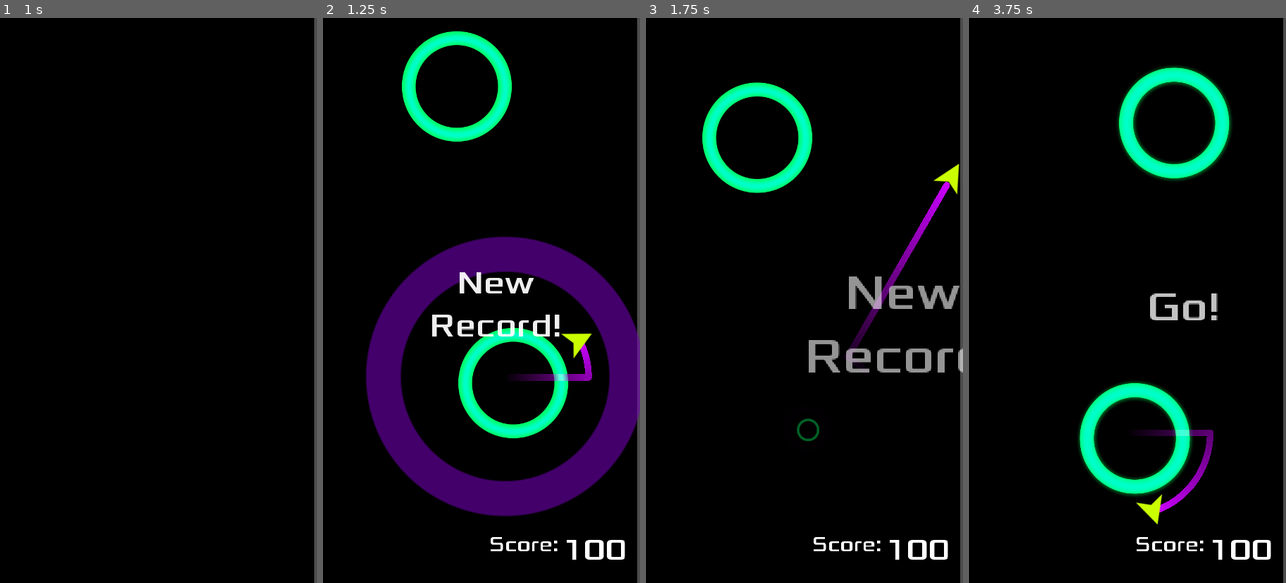
Above: before the commit, frames 1-4 (left to right).
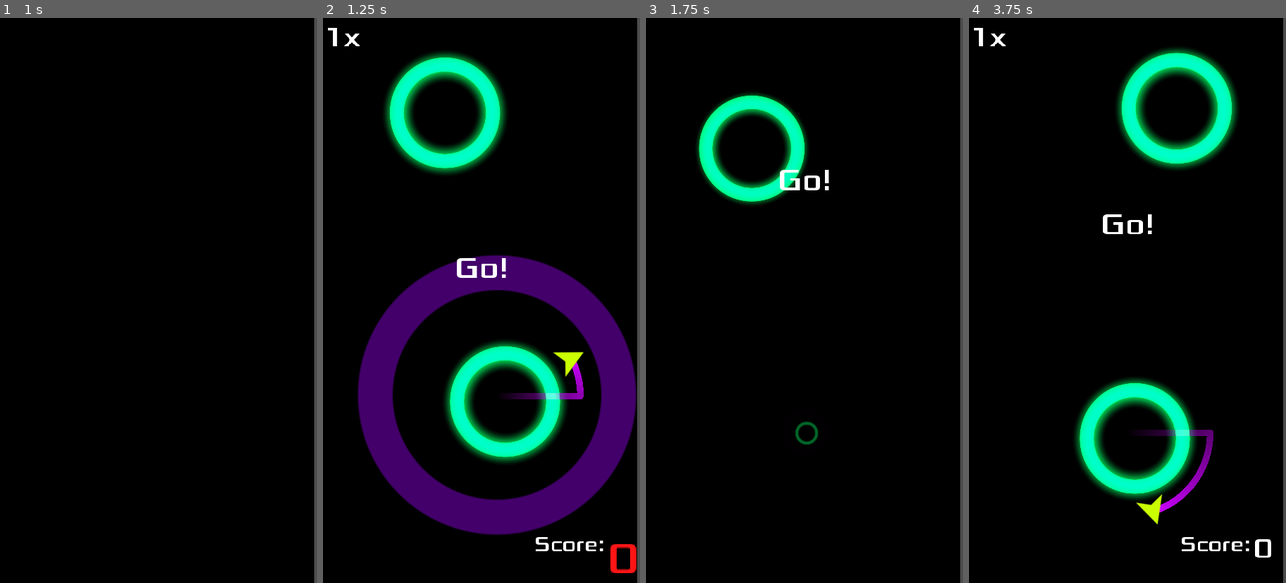
Above: after the commit, the same moments.

Repository: iustin-nita/Godot-Mobile-Game
Game: Godot game, scene res://Main.tscn
The game is run twice, just before and just after one commit, with the same random seed, the same clock (stepped at 60 frames per second) and the same inputs.
Inputs (mouse positions are in pixels of both pictures, inside the frame that each line leads up to; where the layout moved, square brackets give the same spot in the first picture):
- Up to frame 1 (1 s): click (107, 283) at 0.5 s
- Up to frame 2 (1.25 s): no input
- Up to frame 3 (1.75 s): move the mouse to (874, 272) at 1.27 s; hold Right (ui_right) from 1.28 s (still down); click (874, 272) at 1.42 s
- Up to frame 4 (3.75 s): move the mouse to (1064, 328) at 2.02 s; release Right (ui_right) at 2.03 s; hold Down (ui_down) 2.03-2.75 s; click (1178, 554) [1178, 520] at 2.75 s; move the mouse to (1159, 176) at 3.52 s; hold Right (ui_right) from 3.53 s (still down)

Frame 1 is identical in both runs. In frame 2, 26% of the frame differs, in the area x 1-100%, y 1-99%; in frame 3, 7.7%; in frame 4, 9.0%.

Commit message:
add combo multiplier and effect

Diff:
--- a/Main.gd
+++ b/Main.gd
@@ -4,6 +4,7 @@
 var Jumper = preload("res://objects/Jumper.tscn")
 
 var player
+var num_circles = 0
 var score = 0 setget set_score
 var highscore = 0
 var new_highscore = false
@@ -18,8 +19,10 @@
 func new_game():
 	new_highscore = false
 	self.score = 0
+	self.bonus = 0
+	num_circles = 0
 	level = 1
-#	$HUD.update_score(score)
+	$HUD.update_score(score, 0)
 	$Camera2D.position = $StartPosition.position
 	player = Jumper.instance()
 	player.position = $StartPosition.position
@@ -36,19 +39,27 @@
 func spawn_circle(_position=null):
 	var c = Circle.instance()
 	if !_position:
-		var x = rand_range(-150, 150)
-		var y = rand_range(-500, -400)
+		var x = rand_range(-160, 160)
+		var y = rand_range(-550, -330)
 		_position = player.target.position + Vector2(x, y)
 	add_child(c)
+	c.connect("full_orbit", self, "set_bonus", [1])
 	c.init(_position, level)
 
 func _on_Jumper_captured(object):
 	$Camera2D.position = object.position
 	object.capture(player)
 	call_deferred("spawn_circle")
-	self.score += 1
+	self.score += 1 * bonus
+#	print('score', score)
+	self.bonus += 1
+	num_circles += 1
+	if num_circles > 0 and num_circles % settings.circles_per_level == 0:
+		level += 1
+		$HUD.show_message("Level %s" % str(level))
 
 func set_score(value):
+#	print('setscore value', value)
 	$HUD.update_score(score, value)
 	score = value
 	if score > highscore and !new_highscore:
@@ -60,7 +71,7 @@
 		highscore = score
 		save_score()
 	get_tree().call_group("circles", "implode")
-	$Screens.game_over(score, highscore)
+	$Screens.game_over(score, highscore, level)
 	$HUD.hide()
 	if settings.enable_music:
 		fade_music()
--- a/Main.tscn
+++ b/Main.tscn
@@ -24,6 +24,7 @@
 offset = Vector2( 0, -200 )
 current = true
 smoothing_enabled = true
+smoothing_speed = 7.0
 
 [node name="Screens" parent="." instance=ExtResource( 2 )]
 
--- a/Screens.gd
+++ b/Screens.gd
@@ -57,8 +57,9 @@
 		current_screen.appear()
 		yield(current_screen.tween, "tween_completed")
 
-func game_over(score, highscore):
+func game_over(score, highscore, level):
 	var score_box = $GameOverScreen/MarginContainer/VBoxContainer/Scores
 	score_box.get_node("Best").text = "Best: %s" % highscore
 	score_box.get_node("Score").text = "Score: %s" % score
+	score_box.get_node("Level").text = "Level: %s" % level
 	change_screen($GameOverScreen)
--- a/UI/GameOverScreen.tscn
+++ b/UI/GameOverScreen.tscn
@@ -7,8 +7,13 @@
 
 [node name="GameOverScreen" instance=ExtResource( 1 )]
 
+[node name="MarginContainer" parent="." index="1"]
+margin_bottom = 290.0
+
 [node name="VBoxContainer" parent="MarginContainer" index="0"]
-margin_bottom = 1064.0
+margin_bottom = 1124.0
+grow_horizontal = 0
+grow_vertical = 0
 
 [node name="Label" parent="MarginContainer/VBoxContainer" index="0"]
 margin_bottom = 78.0
@@ -17,33 +22,41 @@
 [node name="Scores" type="VBoxContainer" parent="MarginContainer/VBoxContainer" index="1"]
 margin_top = 328.0
 margin_right = 440.0
-margin_bottom = 444.0
+margin_bottom = 492.0
 
 [node name="Score" type="Label" parent="MarginContainer/VBoxContainer/Scores" index="0"]
 margin_right = 440.0
-margin_bottom = 56.0
+margin_bottom = 52.0
 custom_fonts/font = ExtResource( 4 )
 text = "Score: 0"
 align = 1
 
 [node name="Best" type="Label" parent="MarginContainer/VBoxContainer/Scores" index="1"]
-margin_top = 60.0
+margin_top = 56.0
 margin_right = 440.0
-margin_bottom = 116.0
+margin_bottom = 108.0
 custom_fonts/font = ExtResource( 4 )
 text = "Best: 0"
 align = 1
 
+[node name="Level" type="Label" parent="MarginContainer/VBoxContainer/Scores" index="2"]
+margin_top = 112.0
+margin_right = 440.0
+margin_bottom = 164.0
+custom_fonts/font = ExtResource( 4 )
+text = "Level: 0"
+align = 1
+
 [node name="Buttons" parent="MarginContainer/VBoxContainer" index="2"]
-margin_top = 694.0
-margin_bottom = 794.0
+margin_top = 707.0
+margin_bottom = 842.0
 
 [node name="Home" type="TextureButton" parent="MarginContainer/VBoxContainer/Buttons" index="0" groups=[
 "buttons",
 ]]
 margin_left = 95.0
 margin_right = 195.0
-margin_bottom = 100.0
+margin_bottom = 135.0
 texture_normal = ExtResource( 3 )
 
 [node name="Play" type="TextureButton" parent="MarginContainer/VBoxContainer/Buttons" index="1" groups=[
@@ -51,9 +64,9 @@
 ]]
 margin_left = 245.0
 margin_right = 345.0
-margin_bottom = 100.0
+margin_bottom = 135.0
 texture_normal = ExtResource( 2 )
 
 [node name="Buttons2" parent="MarginContainer/VBoxContainer" index="3"]
-margin_top = 1044.0
-margin_bottom = 1044.0
+margin_top = 1092.0
+margin_bottom = 1092.0
--- a/UI/HUD.gd
+++ b/UI/HUD.gd
@@ -1,32 +1,37 @@
 extends CanvasLayer
+
+var score = 0
 
 func _ready():
 	$Message.rect_pivot_offset = $Message.rect_min_size/2
 
 func show_message(text):
 	$Message.text = text
-	$AnimationPlayer.play("show_message")
+	$MessageAnimation.play("show_message")
 
 func hide():
 	$ScoreBox.hide()
+	$BonusContainer.hide()
 
 func show():
 	$ScoreBox.show()
+	$BonusContainer.show()
 
 func update_score(score, value):
-	pass
+#	$ScoreBox/HBoxContainer/Score.text = str(value)
 #	if value > 0 and $StartTip.visible:
 #		$StartTip.hide()
-#	$Tween.interpolate_property(self, "score", score,
-#			value, 0.25, Tween.TRANS_LINEAR, Tween.EASE_IN_OUT)
-#	$Tween.start()
-#	$ScoreAnimation.play("score")
-#	$ScoreBox/HBoxContainer/Score.text = str(value)
+
+	$Tween.interpolate_property(self, "score", score,
+			value, 0.25, Tween.TRANS_LINEAR, Tween.EASE_IN_OUT)
+	$Tween.start()
+	$ScoreAnimation.play("score")
 
 func update_bonus(value):
-	$BonusBox/Bonus.text = str(value) + "x"
+	$BonusContainer/Bonus.text = str(value) + "x"
 	if value > 1:
 		$BonusAnimation.play("bonus")
 
 func _on_Tween_tween_step(object, key, elapsed, value):
+#	print('tween val', value)
 	$ScoreBox/HBoxContainer/Score.text = str(int(value))
--- a/UI/HUD.tscn
+++ b/UI/HUD.tscn
@@ -11,6 +11,34 @@
 [sub_resource type="DynamicFont" id=2]
 size = 46
 font_data = ExtResource( 1 )
+
+[sub_resource type="Animation" id=6]
+resource_name = "bonus"
+length = 0.4
+tracks/0/type = "value"
+tracks/0/path = NodePath("BonusContainer/Bonus:self_modulate")
+tracks/0/interp = 1
+tracks/0/loop_wrap = true
+tracks/0/imported = false
+tracks/0/enabled = true
+tracks/0/keys = {
+"times": PoolRealArray( 0, 0.2, 0.4 ),
+"transitions": PoolRealArray( 1, 1, 1 ),
+"update": 0,
+"values": [ Color( 1, 1, 1, 1 ), Color( 0.968627, 0.0431373, 0.0431373, 1 ), Color( 1, 1, 1, 1 ) ]
+}
+tracks/1/type = "value"
+tracks/1/path = NodePath("BonusContainer/Bonus:rect_scale")
+tracks/1/interp = 1
+tracks/1/loop_wrap = true
+tracks/1/imported = false
+tracks/1/enabled = true
+tracks/1/keys = {
+"times": PoolRealArray( 0, 0.2, 0.4 ),
+"transitions": PoolRealArray( 1, 1, 1 ),
+"update": 0,
+"values": [ Vector2( 1, 1 ), Vector2( 2, 2 ), Vector2( 1, 1 ) ]
+}
 
 [sub_resource type="Animation" id=3]
 resource_name = "init"
@@ -31,6 +59,7 @@
 [sub_resource type="Animation" id=4]
 resource_name = "show_message"
 length = 1.5
+step = 0.05
 tracks/0/type = "value"
 tracks/0/path = NodePath("Message:visible")
 tracks/0/interp = 1
@@ -50,10 +79,10 @@
 tracks/1/imported = false
 tracks/1/enabled = true
 tracks/1/keys = {
-"times": PoolRealArray( 0.1, 1.5 ),
-"transitions": PoolRealArray( 1, 1 ),
-"update": 0,
-"values": [ Color( 1, 1, 1, 1 ), Color( 1, 1, 1, 0 ) ]
+"times": PoolRealArray( -0.05, 0.75, 1.45 ),
+"transitions": PoolRealArray( 1, 1, 1 ),
+"update": 0,
+"values": [ Color( 1, 1, 1, 1 ), Color( 1, 1, 1, 1 ), Color( 0, 0, 0, 0 ) ]
 }
 tracks/2/type = "value"
 tracks/2/path = NodePath("Message:rect_scale")
@@ -62,10 +91,62 @@
 tracks/2/imported = false
 tracks/2/enabled = true
 tracks/2/keys = {
-"times": PoolRealArray( 0.1, 1.5 ),
+"times": PoolRealArray( 0, 1.45 ),
+"transitions": PoolRealArray( 1, 3.24901 ),
+"update": 0,
+"values": [ Vector2( 1, 1 ), Vector2( 1, 1 ) ]
+}
+tracks/3/type = "value"
+tracks/3/path = NodePath("Message:rect_position")
+tracks/3/interp = 1
+tracks/3/loop_wrap = true
+tracks/3/imported = false
+tracks/3/enabled = true
+tracks/3/keys = {
+"times": PoolRealArray( 0, 1.5 ),
 "transitions": PoolRealArray( 1, 1 ),
 "update": 0,
-"values": [ Vector2( 1, 1 ), Vector2( 2.5, 2.5 ) ]
+"values": [ Vector2( 0, 399 ), Vector2( 0, 0 ) ]
+}
+
+[sub_resource type="Animation" id=5]
+resource_name = "score"
+length = 0.3
+tracks/0/type = "value"
+tracks/0/path = NodePath("ScoreBox/HBoxContainer/Score:rect_scale")
+tracks/0/interp = 1
+tracks/0/loop_wrap = true
+tracks/0/imported = false
+tracks/0/enabled = true
+tracks/0/keys = {
+"times": PoolRealArray( 0, 0.1, 0.3 ),
+"transitions": PoolRealArray( 1, 1, 1 ),
+"update": 0,
+"values": [ Vector2( 1, 1 ), Vector2( 2, 2 ), Vector2( 1, 1 ) ]
+}
+tracks/1/type = "value"
+tracks/1/path = NodePath("ScoreBox/HBoxContainer/Score:self_modulate")
+tracks/1/interp = 1
+tracks/1/loop_wrap = true
+tracks/1/imported = false
+tracks/1/enabled = true
+tracks/1/keys = {
+"times": PoolRealArray( 0, 0.2, 0.3 ),
+"transitions": PoolRealArray( 1, 1, 1 ),
+"update": 0,
+"values": [ Color( 1, 1, 1, 1 ), Color( 1, 0, 0, 1 ), Color( 1, 1, 1, 1 ) ]
+}
+tracks/2/type = "value"
+tracks/2/path = NodePath("BonusContainer/Bonus:rect_scale")
+tracks/2/interp = 1
+tracks/2/loop_wrap = true
+tracks/2/imported = false
+tracks/2/enabled = true
+tracks/2/keys = {
+"times": PoolRealArray(  ),
+"transitions": PoolRealArray(  ),
+"update": 0,
+"values": [  ]
 }
 
 [node name="HUD" type="CanvasLayer"]
@@ -108,15 +189,29 @@
 custom_fonts/font = ExtResource( 2 )
 text = "100"
 
+[node name="BonusContainer" type="MarginContainer" parent="."]
+anchor_right = 1.0
+margin_top = 1.0
+margin_bottom = 57.0
+__meta__ = {
+"_edit_use_anchors_": false
+}
+
+[node name="Bonus" type="Label" parent="BonusContainer"]
+margin_right = 480.0
+margin_bottom = 56.0
+custom_fonts/font = ExtResource( 2 )
+text = "1 x"
+
 [node name="Message" type="Label" parent="."]
-modulate = Color( 1, 1, 1, 0 )
+visible = false
+modulate = Color( 0, 0, 0, 0 )
 anchor_top = 0.5
 anchor_right = 1.0
 anchor_bottom = 0.5
-margin_top = -28.0
-margin_bottom = 28.0
+margin_top = -427.0
+margin_bottom = -371.0
 grow_vertical = 2
-rect_scale = Vector2( 2.5, 2.5 )
 custom_fonts/font = SubResource( 2 )
 text = "Message"
 align = 1
@@ -126,6 +221,15 @@
 "_edit_use_anchors_": false
 }
 
-[node name="AnimationPlayer" type="AnimationPlayer" parent="."]
+[node name="BonusAnimation" type="AnimationPlayer" parent="."]
+anims/bonus = SubResource( 6 )
+
+[node name="MessageAnimation" type="AnimationPlayer" parent="."]
 anims/init = SubResource( 3 )
 anims/show_message = SubResource( 4 )
+
+[node name="ScoreAnimation" type="AnimationPlayer" parent="."]
+anims/score = SubResource( 5 )
+
+[node name="Tween" type="Tween" parent="."]
+[connection signal="tween_step" from="Tween" to="." method="_on_Tween_tween_step"]
--- a/assets/fonts/default.tres
+++ b/assets/fonts/default.tres
@@ -3,5 +3,5 @@
 [ext_resource path="res://assets/fonts/Xolonium-Regular.ttf" type="DynamicFontData" id=1]
 
 [resource]
-size = 46
+size = 42
 font_data = ExtResource( 1 )
--- a/objects/Circle.gd
+++ b/objects/Circle.gd
@@ -1,5 +1,6 @@
 extends Area2D
 
+signal full_orbit
 onready var orbit_position = $Pivot/OrbitPosition
 onready var move_tween = $MoveTween
 
@@ -21,13 +22,17 @@
 	position = _position
 
 	var move_chance = clamp(level-5, 0, 4) / 5.0
+	print('move chance', move_chance)
 	print(move_chance)
 	if randf() < move_chance:
 		move_range = max(25, 100 * rand_range(0.75, 1.25) * move_chance) * pow(-1, randi() % 2)
 		move_speed = max(2.5 - ceil(level/5) * 0.25, 0.75)
+		print('move range', move_range)
+		print('move speed', move_speed)
 	var small_chance = min(0.6, max(0, (level-5) / 10.0))
 	if randf() < small_chance:
 		radius = max(50, radius - level * rand_range(0.75, 1.25))
+		print('radius', radius)
 
 	$Sprite.material = $Sprite.material.duplicate()
 	$SpriteEffect.material = $SpriteEffect.material
@@ -42,20 +47,26 @@
 
 func _process(delta):
 	$Pivot.rotation += rotation_speed * delta
-	if mode == MODES.LIMITED && jumper:
+#	if mode == MODES.LIMITED && jumper:
+	if jumper:
 		check_orbits()
 		update()
 
 func check_orbits():
+	# test if done a full circle
 	if abs($Pivot.rotation - orbit_start) > 2 * PI:
-		current_orbits -= 1
-		if settings.enable_sound:
-			$Beep.play()
-		$Label.text = str(current_orbits)
-		if current_orbits <= 0:
-			jumper.die()
-			jumper = null
-			implode()
+		current_orbits += 1
+		emit_signal("full_orbit")
+		if mode == MODES.LIMITED:
+			if settings.enable_sound:
+				$Beep.play()
+
+			$Label.text = str(num_orbits - current_orbits)
+
+			if current_orbits >= num_orbits:
+				jumper.die()
+				jumper = null
+				implode()
 		orbit_start = $Pivot.rotation
 
 func set_mode(_mode):
@@ -66,26 +77,31 @@
 			$Label.hide()
 			color = settings.theme["circle_static"]
 		MODES.LIMITED:
-			current_orbits = num_orbits
-			$Label.text = str(current_orbits)
+#			current_orbits = num_orbits
+			$Label.text = str(num_orbits)
 			$Label.show()
 			color = settings.theme["circle_limited"]
 	$Sprite.material.set_shader_param("color", color)
 
 func implode():
+	jumper = null
 	$AnimationPlayer.play("implode")
 	yield($AnimationPlayer, "animation_finished")
 	queue_free()
 
 func capture(target):
+	current_orbits = 0
+
 	jumper = target
 	$AnimationPlayer.play("capture")
 	$Pivot.rotation = (jumper.position - position).angle()
 	orbit_start = $Pivot.rotation
 
 func _draw():
+	if mode != MODES.LIMITED:
+		return
 	if jumper:
-		var r = ((radius - 50) / num_orbits) * (1 + num_orbits - current_orbits)
+		var r = ((radius - 50) / num_orbits) * (1 + current_orbits)
 		draw_circle_arc_poly(Vector2.ZERO, r, orbit_start + PI/2,
 							$Pivot.rotation + PI/2, settings.theme["circle_fill"])
 
--- a/objects/Circle.tscn
+++ b/objects/Circle.tscn
@@ -27,9 +27,9 @@
 [sub_resource type="ShaderMaterial" id=2]
 shader = SubResource( 1 )
 shader_param/color = Color( 0.454902, 0, 0.721569, 1 )
-shader_param/speed = 11.993
-shader_param/radius = 0.368
-shader_param/width = 0.15
+shader_param/speed = 15.211
+shader_param/radius = 0.357
+shader_param/width = 0.219
 
 [sub_resource type="ShaderMaterial" id=3]
 shader = ExtResource( 2 )
--- a/objects/Jumper.gd
+++ b/objects/Jumper.gd
@@ -4,8 +4,8 @@
 signal died
 
 onready var trail = $Trail/Points
-var velocity = Vector2(100,0) # start value for testing
-var jump_speed = 1000
+var velocity = Vector2(120,0) # start value for testing
+var jump_speed = 1400
 var target = null # if we're on a circle
 var trail_length = 25
 
Not shown: 1 places in UI/HUD.tscn that only renumber resources
